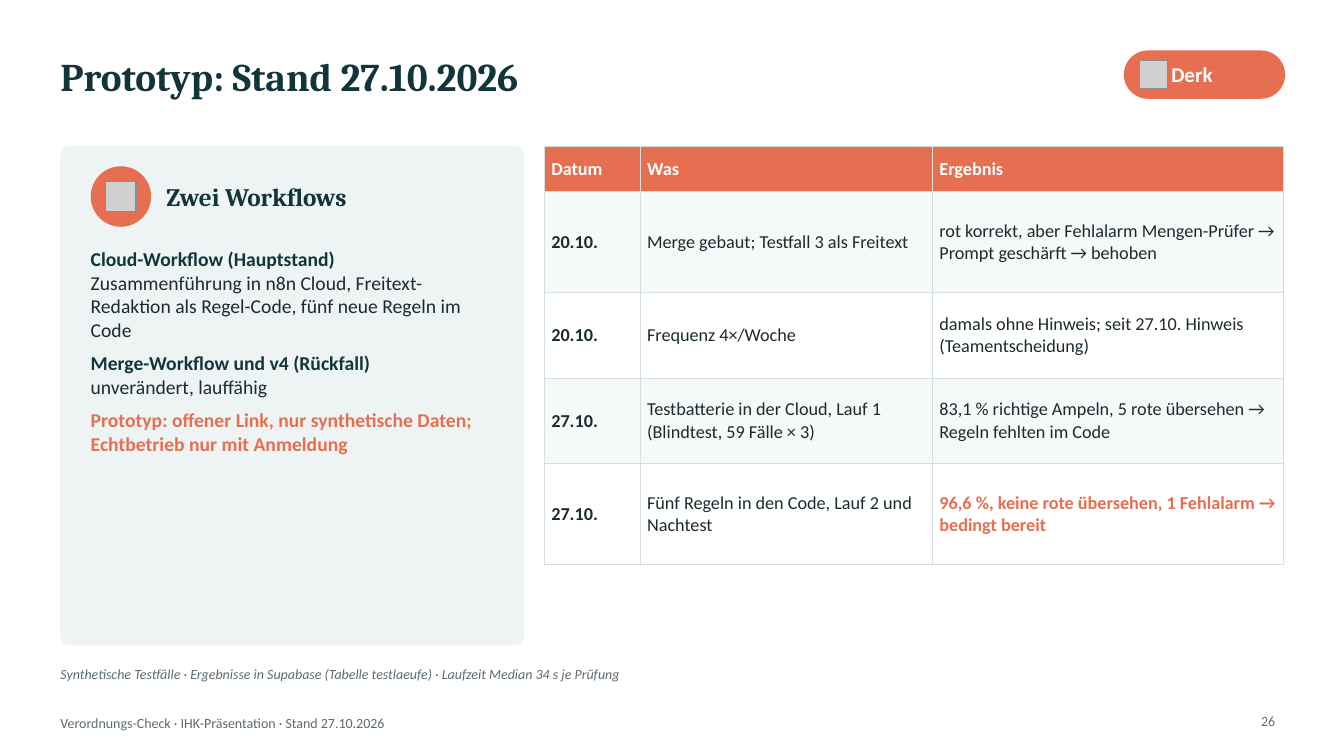
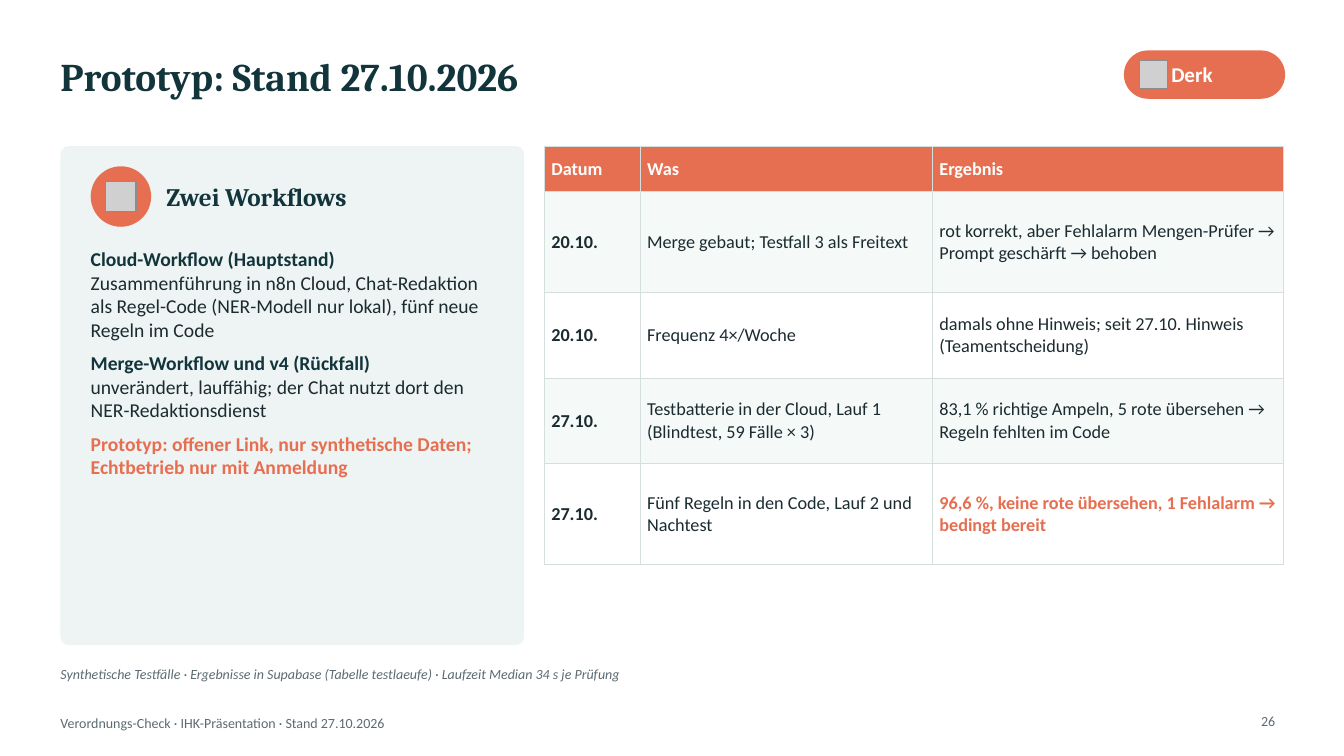
Before and after one commit to DBE-deve/verordnungs-check, a slide deck: slide 26 of docs/praesentation/Verordnungs-Check_IHK_3x15min_2026-10-27.pptx. Drawn at 1344x756 pixels with LibreOffice and Linux fonts; fonts in the diff are those of the drawing; grey boxes stand for pictures. Boxes give left, top, right and bottom in pixels: in the first picture for what was removed or moved away, otherwise in the second. Text is boxed around its words. In the diff, an @@ line names an element or a change of style, - is before the commit and + after.

```diff
--- a/docs/praesentation/Verordnungs-Check_IHK_3x15min_2026-10-27.pptx
+++ b/docs/praesentation/Verordnungs-Check_IHK_3x15min_2026-10-27.pptx
@@ text at <box>91,276,478,341</box>: text changed @@
-Zusammenführung in n8n Cloud, Freitext-Redaktion als Regel-Code, fünf neue Regeln im Code
+Zusammenführung in n8n Cloud, Chat-Redaktion als Regel-Code (NER-Modell nur lokal), fünf neue Regeln im Code
@@ text at <box>91,380,464,417</box>: text changed @@
-unverändert, lauffähig
+unverändert, lauffähig; der Chat nutzt dort den NER-Redaktionsdienst
```
Also in this commit, not shown: 3 other slides changed, 7 other files.
